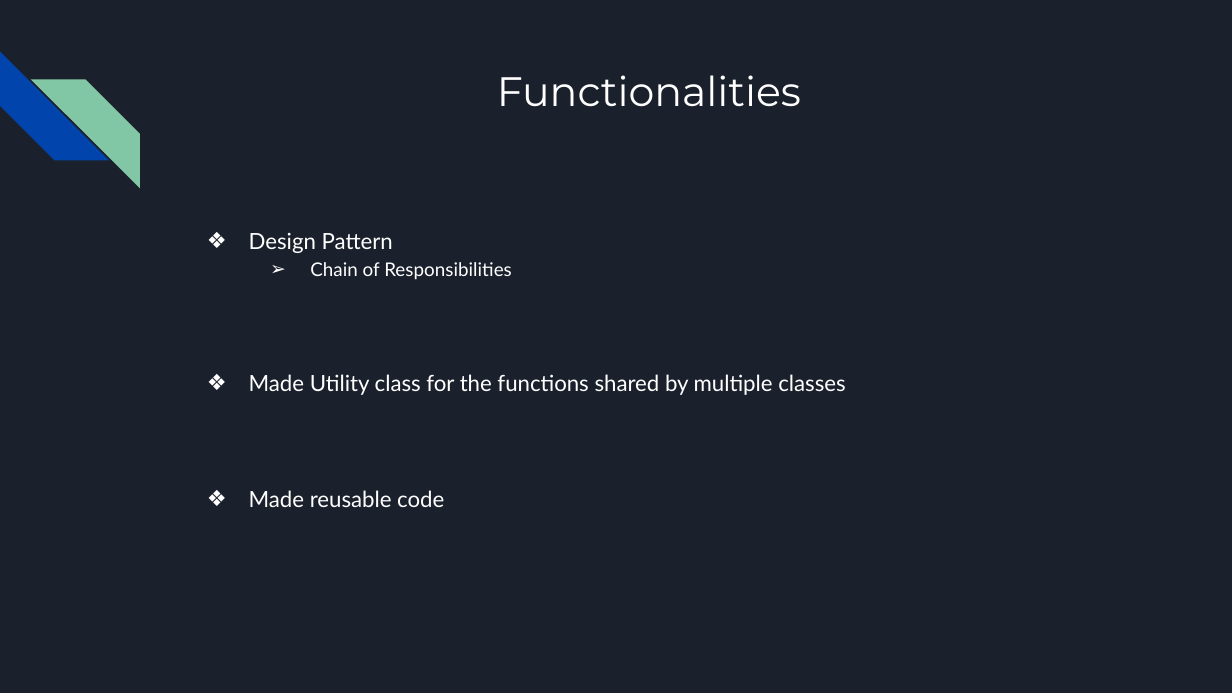
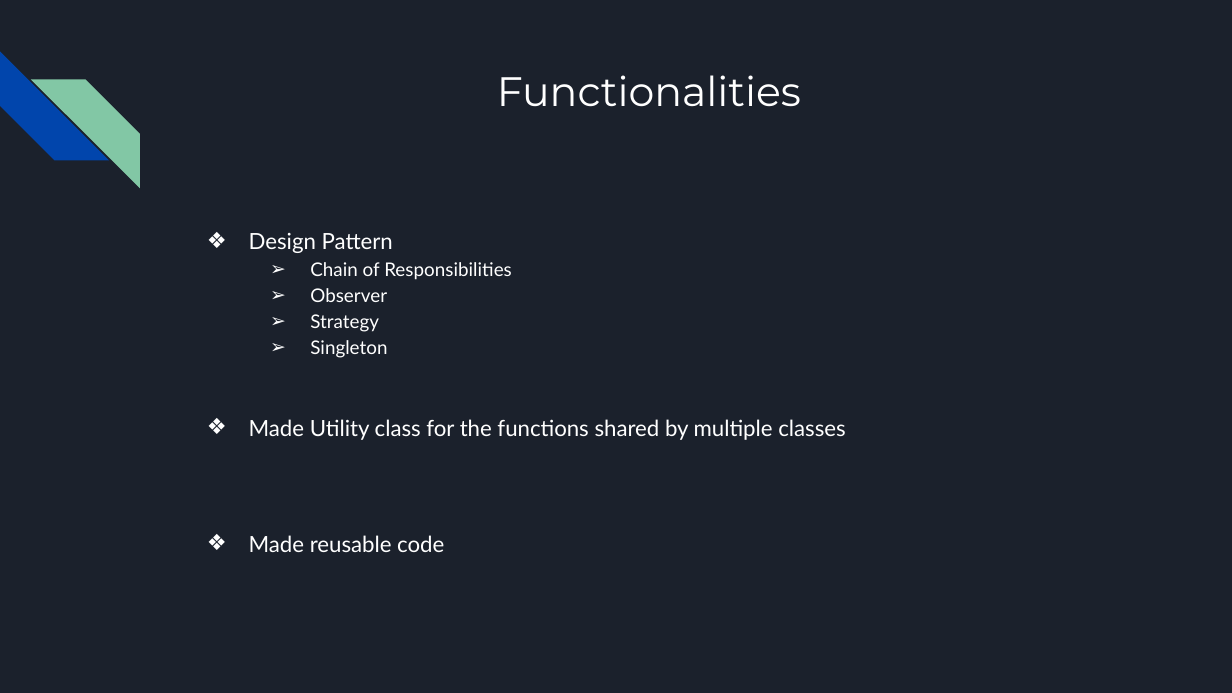
Before and after one commit to Rahul16074/Chain-Reaction-Game, a slide deck: slide 2 of Chain Reaction Game.pptx. Drawn at 1232x693 pixels with LibreOffice and Linux fonts; fonts in the diff are those of the drawing. Boxes give left, top, right and bottom in pixels: in the first picture for what was removed or moved away, otherwise in the second. Text is boxed around its words. In the diff, an @@ line names an element or a change of style, - is before the commit and + after.

```diff
--- a/Chain Reaction Game.pptx
+++ b/Chain Reaction Game.pptx
@@ text at (x1=310, y1=288, x2=387, y2=358): paragraphs added @@
+  ➢ Observer
+  ➢ Strategy
+  ➢ Singleton
```
Also in this commit, not shown: 1 other slide changed, 1 other file.
